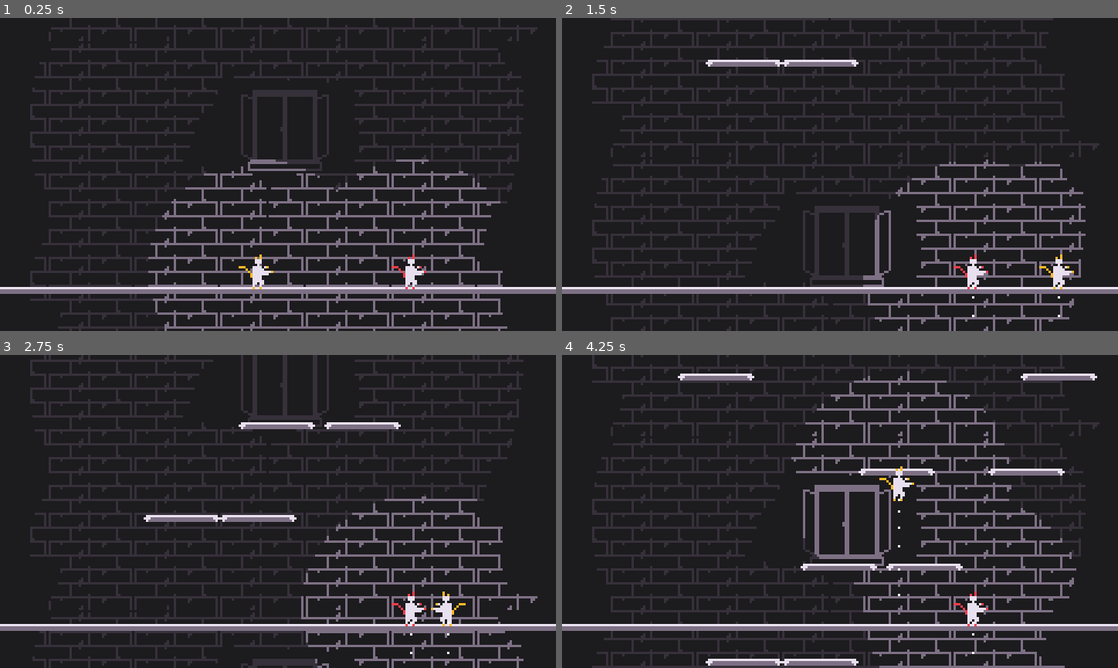
Above: before the commit, frames 1-4 (two rows, left to right).
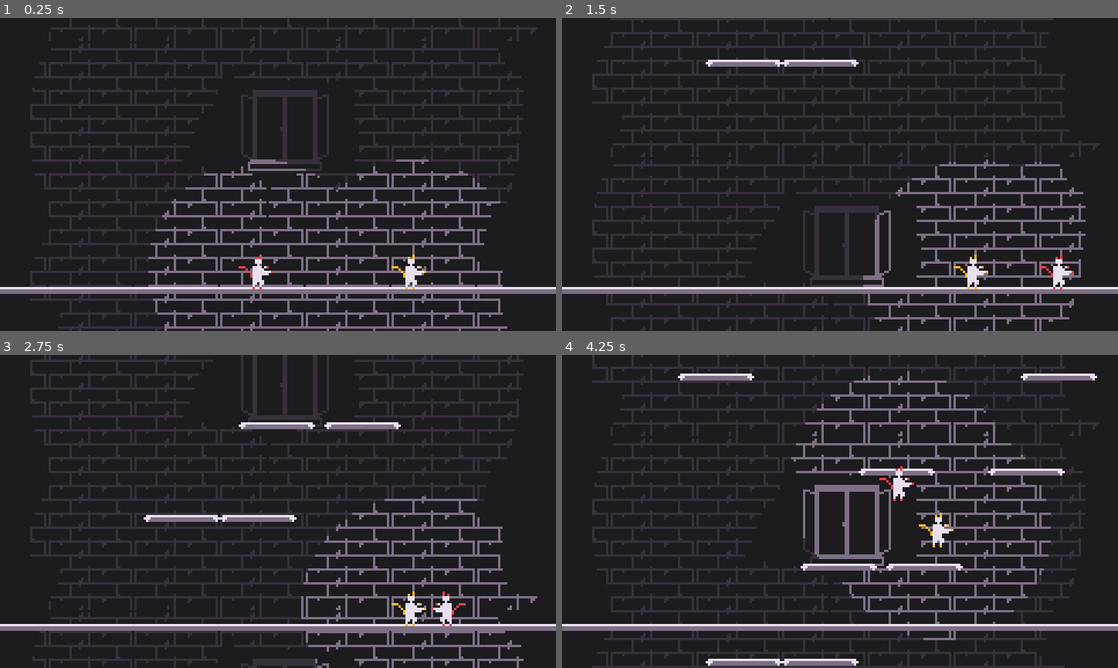
Above: after the commit, the same moments.

Repository: Daxidz/lospecjam01
Game: Godot game, scene res://src/fighter/Main.tscn
Same seed, same stepped clock (60 frames per second), same inputs: the game is played once before the commit and once after it.
Inputs:
- Up to frame 1 (0.25 s): no input
- Up to frame 2 (1.5 s): tap Enter (ui_accept) at 0.5, 0.77 s; hold Right (ui_right) from 0.53 s (still down)
- Up to frame 3 (2.75 s): tap Enter (ui_accept) at 1.52 s; release Right (ui_right) at 2.03 s; hold Left (ui_left) from 2.03 s (still down)
- Up to frame 4 (4.25 s): release Left (ui_left) at 2.78 s; hold Right (ui_right) from 2.78 s (still down); tap Enter (ui_accept) at 3.02, 3.77 s; tap Escape (ui_cancel) at 4.15 s

The runs differ from the first frame. In frame 1, less than 0.1% of the frame differs, in the area x 42-77%, y 75-87%; in frame 2, 0.1%; in frame 3, 0.1%; in frame 4, 2.0%, in the area x 50-93%, y 28-100%.

Commit message:
smooookeeee

Diff:
--- a/src/Main.gd
+++ b/src/Main.gd
@@ -12,7 +12,9 @@
 func _input(event):
 	if event.is_action_pressed("ui_cancel"):
 		$Fighter.position = $Position2D.position
+		$Fighter2.position = $Position2D.position + Vector2(20,20)
 		$Fighter.velocity = Vector2.ZERO
+		$Fighter2.velocity = Vector2.ZERO
 
 
 
--- a/src/fighter/Fighter.gd
+++ b/src/fighter/Fighter.gd
@@ -11,6 +11,7 @@
 export (int) var gravity = 800
 export (int) var knocback_speed = 200
 
+export (Color) var color
 
 
 
@@ -30,6 +31,8 @@
 onready var state_machine = anim_tree["parameters/playback"]
 
 func _ready():
+	$Particles2D.material.set_shader_param("color", color)
+	$Sprite.material.set_shader_param("color", color)
 	state_machine.travel("idle")
 	connect("punched", get_tree().get_root().get_node("Main"), "onPunched")
 
@@ -113,5 +116,5 @@
 func _on_KnockbackTimer_timeout():
 	is_knockbacked = false
 	friction = base_friction
-	$Particles2D.emitting = false
+#	$Particles2D.emitting = false
 	state_machine.travel("idle")
--- a/src/fighter/Fighter.tscn
+++ b/src/fighter/Fighter.tscn
@@ -1,9 +1,10 @@
-[gd_scene load_steps=26 format=2]
+[gd_scene load_steps=30 format=2]
 
 [ext_resource path="res://assets/img/fighter/fighter.png" type="Texture" id=1]
 [ext_resource path="res://src/fighter/Fighter.gd" type="Script" id=2]
 [ext_resource path="res://src/fighter/change_col.shader" type="Shader" id=3]
 [ext_resource path="res://assets/img/fighter/aura.png" type="Texture" id=4]
+[ext_resource path="res://assets/img/fighter/smoke.png" type="Texture" id=5]
 
 [sub_resource type="ShaderMaterial" id=1]
 
@@ -137,17 +138,29 @@
 	}
 }"
 
-[sub_resource type="ShaderMaterial" id=15]
-resource_local_to_scene = true
-shader = SubResource( 16 )
+[sub_resource type="ShaderMaterial" id=20]
+resource_local_to_scene = true
+shader = SubResource( 19 )
 shader_param/target_col = Color( 0.215686, 0.192157, 0.231373, 1 )
 shader_param/replace_col = Color( 0.494118, 0.443137, 0.521569, 1 )
 
-[sub_resource type="ParticlesMaterial" id=22]
+[sub_resource type="ShaderMaterial" id=22]
+resource_local_to_scene = true
+shader = ExtResource( 3 )
+shader_param/color = Color( 0.396078, 0.0509804, 0.0509804, 1 )
+
+[sub_resource type="Curve" id=23]
+_data = [ Vector2( 0, 1 ), 0.0, 0.0, 0, 0, Vector2( 1, 0.229545 ), 0.0, 0.0, 0, 0 ]
+
+[sub_resource type="CurveTexture" id=24]
+curve = SubResource( 23 )
+
+[sub_resource type="ParticlesMaterial" id=21]
 flag_disable_z = true
-gravity = Vector3( 0, 98, 0 )
+gravity = Vector3( 0, -10, 0 )
 orbit_velocity = 0.0
 orbit_velocity_random = 0.0
+scale_curve = SubResource( 24 )
 
 [node name="Fighter" type="KinematicBody2D"]
 material = SubResource( 1 )
@@ -156,13 +169,14 @@
 jump_speed = -350
 gravity = 1000
 knocback_speed = 600
+color = Color( 0.701961, 0.705882, 0.105882, 1 )
 
 [node name="Sprite" type="Sprite" parent="."]
 material = SubResource( 2 )
 z_index = 1
 texture = ExtResource( 1 )
 hframes = 12
-frame = 2
+frame = 1
 
 [node name="CollisionShape2D" type="CollisionShape2D" parent="."]
 visible = false
@@ -198,19 +212,29 @@
 
 [node name="CollisionShape2D" type="CollisionShape2D" parent="Hurbox"]
 position = Vector2( 0.960491, 0 )
-shape = SubResource( 13 )
+shape = SubResource( 18 )
 
 [node name="KnockbackTimer" type="Timer" parent="."]
 wait_time = 0.5
 one_shot = true
 
 [node name="Sprite2" type="Sprite" parent="."]
-material = SubResource( 15 )
+material = SubResource( 20 )
 position = Vector2( 0.960491, 0 )
 texture = ExtResource( 4 )
 
 [node name="Particles2D" type="Particles2D" parent="."]
-process_material = SubResource( 22 )
+material = SubResource( 22 )
+position = Vector2( -1.54339, 4.20923 )
+emitting = false
+amount = 7
+lifetime = 0.5
+one_shot = true
+explosiveness = 0.18
+randomness = 0.22
+local_coords = false
+process_material = SubResource( 21 )
+texture = ExtResource( 5 )
 
 [connection signal="timeout" from="CoyoteTimer" to="." method="_on_CoyoteTimer_timeout"]
 [connection signal="area_entered" from="Hitbox" to="." method="_on_Hitbox_area_entered"]
--- a/src/fighter/Main.tscn
+++ b/src/fighter/Main.tscn
@@ -76,9 +76,11 @@
 [node name="Fighter2" parent="." instance=ExtResource( 1 )]
 position = Vector2( 177, 88 )
 control_disabled = true
+color = Color( 0.992157, 0.733333, 0.152941, 1 )
 
 [node name="Fighter" parent="." instance=ExtResource( 1 )]
 position = Vector2( 111, 95 )
+color = Color( 0.964706, 0.247059, 0.298039, 1 )
 
 [node name="Sprite" parent="Fighter" index="0"]
 material = SubResource( 2 )
Binary file changed: assets/img/fighter/fighter.aseprite
Binary file added: assets/img/fighter/smoke.aseprite
Binary file added: assets/img/fighter/smoke.png
Not shown, added: assets/img/fighter/smoke.png.import
Not shown: 4 places in src/fighter/Fighter.tscn that only renumber resources
